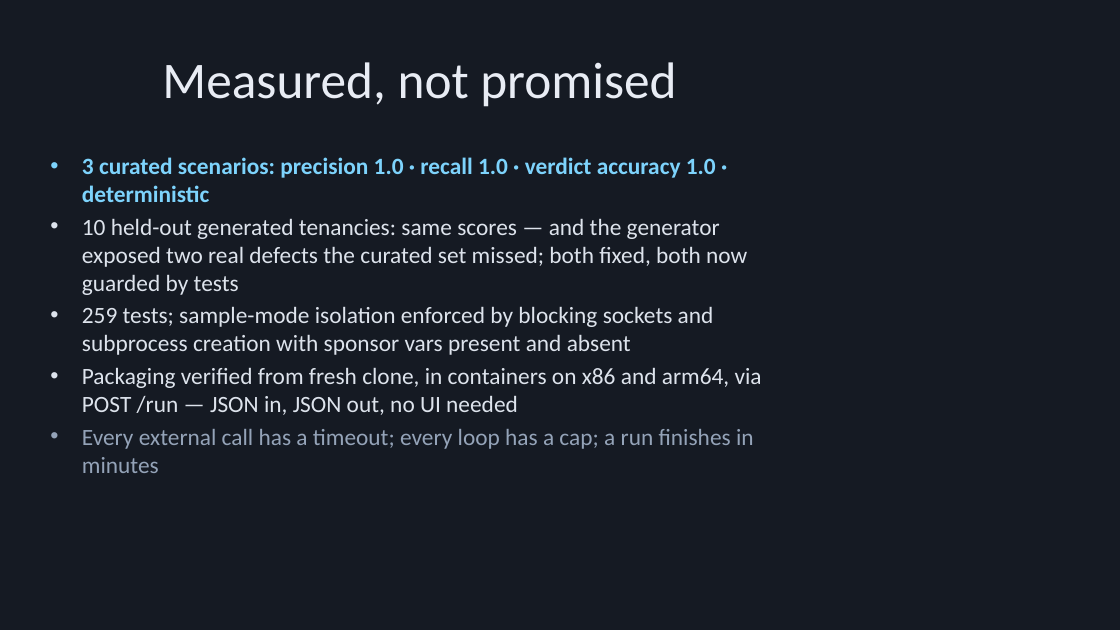
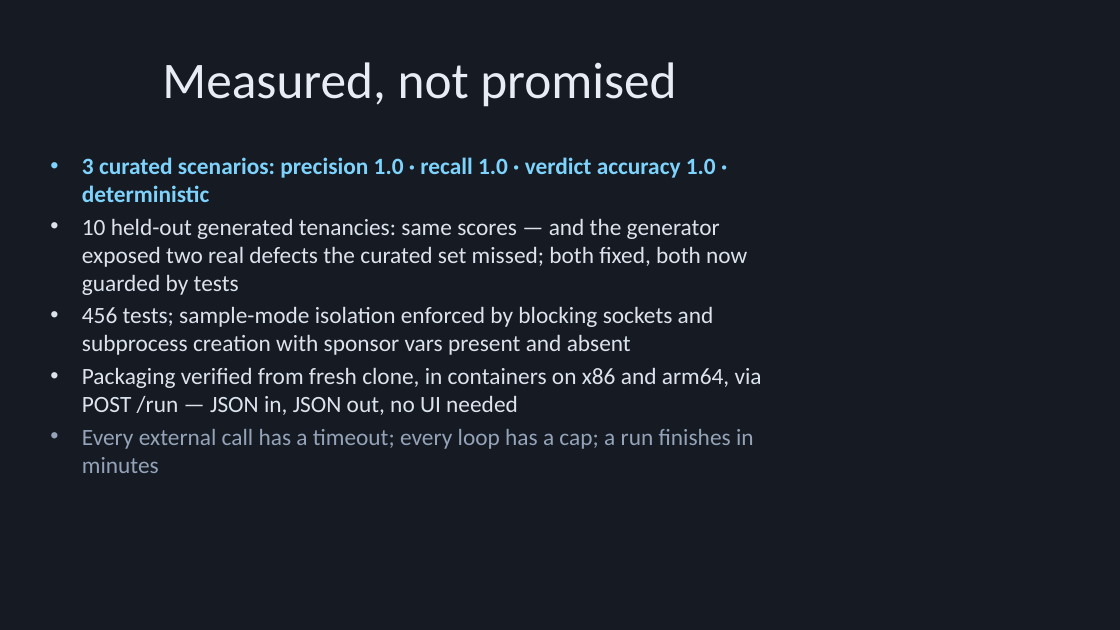
Before and after one commit to antnoumous/antynomoushackathon26, a slide deck: slide 9 of docs/demo/driftwatch-deck.pptx (slide 8 before the commit). Drawn at 1120x630 pixels with LibreOffice and Linux fonts; fonts in the diff are those of the drawing. Boxes give left, top, right and bottom in pixels: in the first picture for what was removed or moved away, otherwise in the second. Text is boxed around its words. In the diff, an @@ line names an element or a change of style, - is before the commit and + after.

```diff
--- a/docs/demo/driftwatch-deck.pptx
+++ b/docs/demo/driftwatch-deck.pptx
@@ text at [82,307,714,355]: text changed @@
-• 259 tests; sample-mode isolation enforced by blocking sockets and subprocess creation with sponsor vars present and absent
+• 456 tests; sample-mode isolation enforced by blocking sockets and subprocess creation with sponsor vars present and absent
```
Also in this commit, not shown: 2 other slides changed, 1 slide added, 15 other files.
